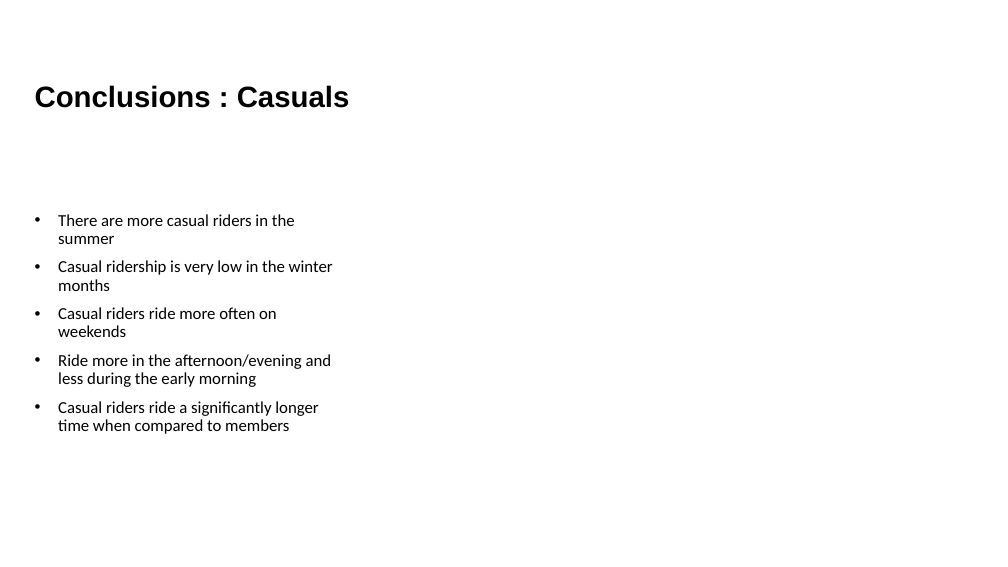
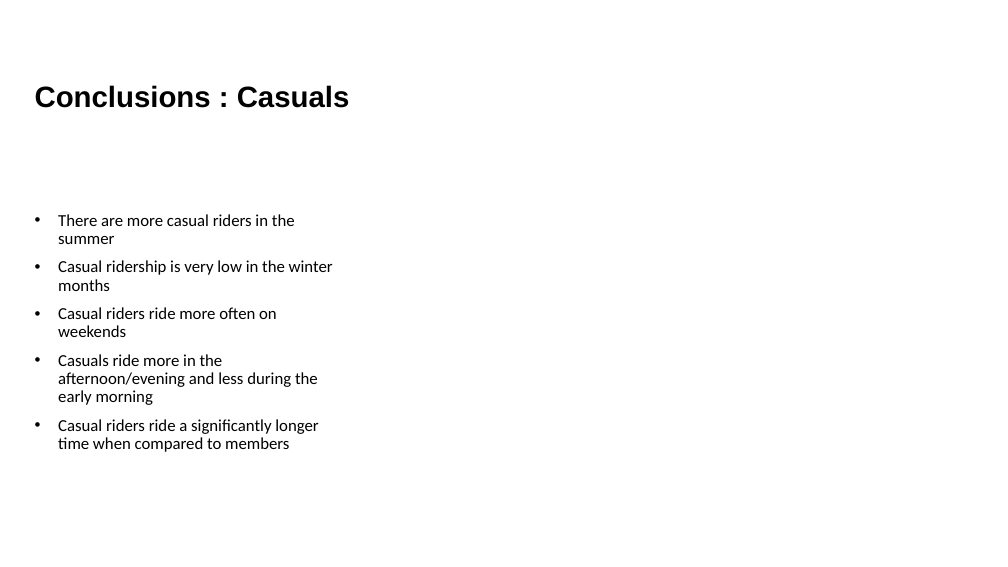
Before and after one commit to jason-heller/Rideshare-Case-Study, a slide deck: slide 14 of analysis_presentation_draft.pptx (slide 15 before the commit). Drawn at 1008x567 pixels with LibreOffice and Linux fonts; fonts in the diff are those of the drawing. Boxes give left, top, right and bottom in pixels: in the first picture for what was removed or moved away, otherwise in the second. Text is boxed around its words. In the diff, an @@ line names an element or a change of style, - is before the commit and + after.

Commit message:
Conclusion slides

```diff
--- a/analysis_presentation_draft.pptx
+++ b/analysis_presentation_draft.pptx
@@ text at [58,354,318,405]: text changed @@
-• Ride more in the afternoon/evening and less during the early morning
+• Casuals ride more in the afternoon/evening and less during the early morning
```
Also in this commit, not shown: 2 slides added, 3 slides removed, 1 other file.
